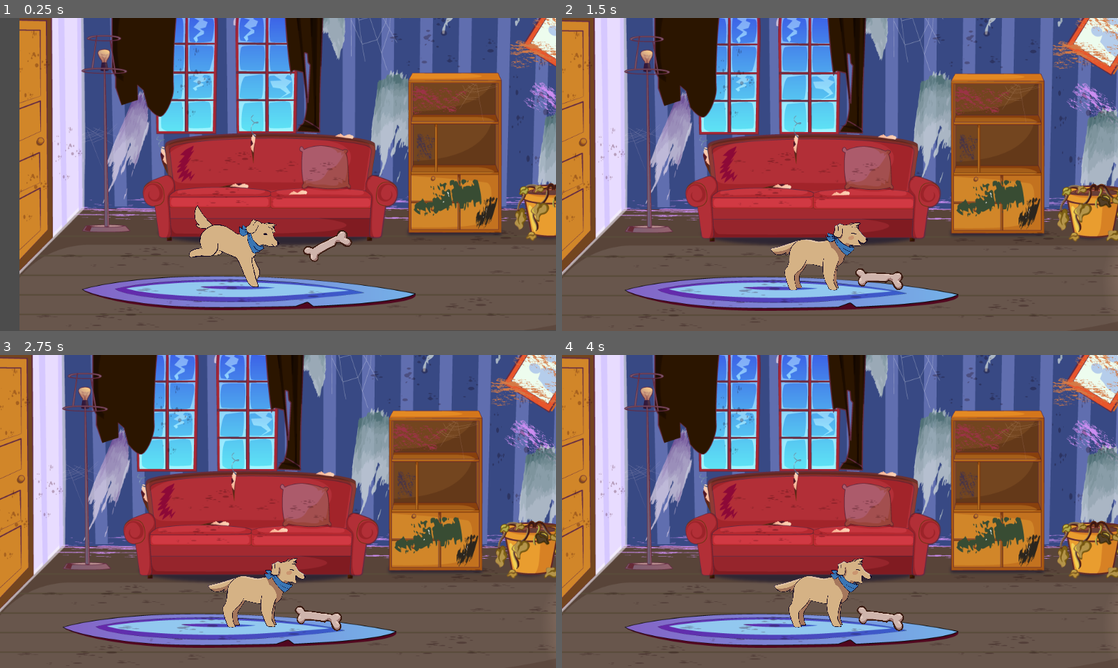
Above: before the commit, frames 1-4 (two rows, left to right).
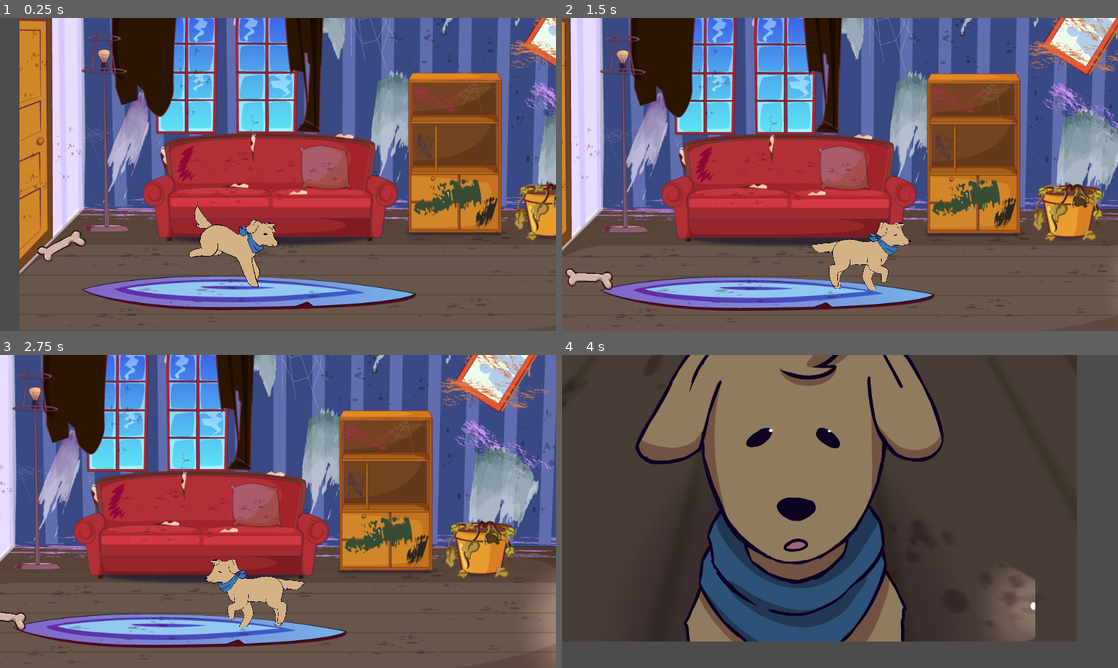
Above: after the commit, the same moments.

Repository: MatiasVME/TheCanines
Game: Godot game, scene res://Game/Rooms/Living/Living.tscn
Same seed, same stepped clock (60 frames per second), same inputs: the game is played once before the commit and once after it. This scene is started directly instead of the project's main scene.
Inputs:
- Up to frame 1 (0.25 s): no input
- Up to frame 2 (1.5 s): tap Enter (ui_accept) at 0.5, 0.77 s; hold Right (ui_right) from 0.53 s (still down)
- Up to frame 3 (2.75 s): tap Enter (ui_accept) at 1.52 s; release Right (ui_right) at 2.03 s; hold Left (ui_left) from 2.03 s (still down)
- Up to frame 4 (4 s): release Left (ui_left) at 2.78 s; hold Right (ui_right) from 2.78 s (still down); tap Enter (ui_accept) at 3.02, 3.77 s

The runs differ from the first frame. In frame 1, 0.6% of the frame differs, in the area x 6-64%, y 67-78%; in frame 2, 53%; in frame 3, 62%; in frame 4, 94%, in the area x 0-100%, y 0-100%.

Commit message:
update

Diff:
--- /dev/null
+++ b/Game/CinematicaCuadro/CinematicaCuadro.gd
@@ -0,0 +1,10 @@
+extends Node2D
+
+
+func play():
+	show()
+	$Sprite.play("default")
+
+
+func _on_Sprite_animation_finished():
+	hide()
--- /dev/null
+++ b/Game/CinematicaCuadro/CinematicaCuadro.tscn
@@ -0,0 +1,24 @@
+[gd_scene load_steps=5 format=2]
+
+[ext_resource path="res://Game/CinematicaCuadro/cuadro-1.png" type="Texture" id=1]
+[ext_resource path="res://Game/CinematicaCuadro/cuadro-2.png" type="Texture" id=2]
+[ext_resource path="res://Game/CinematicaCuadro/CinematicaCuadro.gd" type="Script" id=3]
+
+[sub_resource type="SpriteFrames" id=1]
+animations = [ {
+"frames": [ ExtResource( 1 ), ExtResource( 2 ) ],
+"loop": false,
+"name": "default",
+"speed": 1.0
+} ]
+
+[node name="CinematicaCuadro" type="Node2D"]
+visible = false
+script = ExtResource( 3 )
+
+[node name="Sprite" type="AnimatedSprite" parent="."]
+frames = SubResource( 1 )
+speed_scale = 0.4
+centered = false
+
+[connection signal="animation_finished" from="Sprite" to="." method="_on_Sprite_animation_finished"]
--- a/Game/Rooms/Living/Living.gd
+++ b/Game/Rooms/Living/Living.gd
@@ -3,6 +3,7 @@
 signal happy_state
 
 var just_once = false
+var ot_cinematica := true
 
 # Called when the node enters the scene tree for the first time.
 func _ready():
@@ -25,4 +26,12 @@
 		$Hueso/Sound.play()
 		emit_signal("happy_state")
 		just_once = true
-	pass # Replace with function body.
+
+
+func _on_CinematicaCuadroDetector_body_entered(body):
+	if body is Benny and ot_cinematica:
+		$Benny.get_node("Camera").zoom = Vector2.ONE
+		$CinematicaCuadro.play()
+		yield(get_tree().create_timer(0.5), "timeout")
+
+		ot_cinematica = false
--- a/Game/Rooms/Living/Living.tscn
+++ b/Game/Rooms/Living/Living.tscn
@@ -7,22 +7,26 @@
 [ext_resource path="res://Game/Items/HappyItems/Hueso.tscn" type="PackedScene" id=5]
 [ext_resource path="res://Game/Lantern/Lantern.tscn" type="PackedScene" id=6]
 [ext_resource path="res://Game/DetectorHappyItem/HappyZones.tscn" type="PackedScene" id=7]
+[ext_resource path="res://Game/CinematicaCuadro/CinematicaCuadro.tscn" type="PackedScene" id=8]
 
 [sub_resource type="SpriteFrames" id=1]
 animations = [ {
+"frames": [ ExtResource( 1 ) ],
+"loop": true,
+"name": "Normal",
+"speed": 5.0
+}, {
 "frames": [ ExtResource( 2 ) ],
 "loop": true,
 "name": "Hole",
-"speed": 5.0
-}, {
-"frames": [ ExtResource( 1 ) ],
-"loop": true,
-"name": "Normal",
 "speed": 5.0
 } ]
 
 [sub_resource type="RectangleShape2D" id=2]
 extents = Vector2( 1298, 39 )
+
+[sub_resource type="RectangleShape2D" id=3]
+extents = Vector2( 53, 52 )
 
 [node name="Living" type="Node2D"]
 script = ExtResource( 4 )
@@ -75,20 +79,30 @@
 }
 
 [node name="Lantern" parent="." instance=ExtResource( 6 )]
-position = Vector2( 1171, 516 )
+position = Vector2( 1216, 557 )
 rotation = -2.61799
 
 [node name="Hueso" parent="." instance=ExtResource( 5 )]
-position = Vector2( 568, 562 )
+position = Vector2( 78, 562 )
 mass = 2.0
 
 [node name="Sound" parent="Hueso" index="2"]
 volume_db = 2.622
 
 [node name="HappyZones" parent="." instance=ExtResource( 7 )]
-position = Vector2( 570, 538 )
+position = Vector2( 80, 538 )
+
+[node name="CinematicaCuadroDetector" type="Area2D" parent="."]
+position = Vector2( 15, 43 )
+
+[node name="Collision" type="CollisionShape2D" parent="CinematicaCuadroDetector"]
+position = Vector2( 890, 533 )
+shape = SubResource( 3 )
+
+[node name="CinematicaCuadro" parent="." instance=ExtResource( 8 )]
 
 [connection signal="happy_state" from="." to="Benny" method="_on_Living_happy_state"]
 [connection signal="body_entered" from="HappyZones" to="." method="_on_HappyZones_body_entered"]
+[connection signal="body_entered" from="CinematicaCuadroDetector" to="." method="_on_CinematicaCuadroDetector_body_entered"]
 
 [editable path="Hueso"]
--- a/MainScreen/Credits/Credits.gd
+++ b/MainScreen/Credits/Credits.gd
@@ -12,3 +12,8 @@
 	if active_exit:
 		if Input.is_action_just_pressed("ui_accept"):
 			Transition.change_scene("res://MainScreen/Menu/MenuScreen.tscn")
+
+
+func _on_Exit_pressed():
+	if active_exit:
+		Transition.change_scene("res://MainScreen/Menu/MenuScreen.tscn")
--- a/MainScreen/Credits/Credits.tscn
+++ b/MainScreen/Credits/Credits.tscn
@@ -1,11 +1,39 @@
-[gd_scene load_steps=5 format=2]
+[gd_scene load_steps=6 format=2]
 
 [ext_resource path="res://MainScreen/Credits/Credits.png" type="Texture" id=1]
 [ext_resource path="res://MainScreen/Credits/Credits.gd" type="Script" id=2]
 [ext_resource path="res://MainScreen/Credits/texto_final_.png" type="Texture" id=3]
 
+[sub_resource type="Animation" id=2]
+length = 0.001
+tracks/0/type = "value"
+tracks/0/path = NodePath("Press:scale")
+tracks/0/interp = 1
+tracks/0/loop_wrap = true
+tracks/0/imported = false
+tracks/0/enabled = true
+tracks/0/keys = {
+"times": PoolRealArray( 0 ),
+"transitions": PoolRealArray( 1 ),
+"update": 0,
+"values": [ Vector2( 1e-05, 1e-05 ) ]
+}
+
 [sub_resource type="Animation" id=1]
 resource_name = "show"
+length = 3.4
+tracks/0/type = "value"
+tracks/0/path = NodePath("Press:scale")
+tracks/0/interp = 1
+tracks/0/loop_wrap = true
+tracks/0/imported = false
+tracks/0/enabled = true
+tracks/0/keys = {
+"times": PoolRealArray( 3, 3.2, 3.4 ),
+"transitions": PoolRealArray( 1, 1, 1 ),
+"update": 0,
+"values": [ Vector2( 1e-05, 1e-05 ), Vector2( 1.2, 1.2 ), Vector2( 1, 1 ) ]
+}
 
 [node name="Credits" type="Node2D"]
 script = ExtResource( 2 )
@@ -16,7 +44,19 @@
 
 [node name="Press" type="Sprite" parent="."]
 position = Vector2( 930, 102 )
+scale = Vector2( 1e-05, 1e-05 )
 texture = ExtResource( 3 )
 
 [node name="Anim" type="AnimationPlayer" parent="."]
+autoplay = "show"
+anims/RESET = SubResource( 2 )
 anims/show = SubResource( 1 )
+
+[node name="Exit" type="TextureButton" parent="."]
+margin_right = 1280.0
+margin_bottom = 720.0
+__meta__ = {
+"_edit_use_anchors_": false
+}
+
+[connection signal="pressed" from="Exit" to="." method="_on_Exit_pressed"]
--- a/project.godot
+++ b/project.godot
@@ -38,6 +38,37 @@
 window/stretch/mode="2d"
 window/stretch/aspect="keep"
 
+[input]
+
+ui_left={
+"deadzone": 0.5,
+"events": [ Object(InputEventKey,"resource_local_to_scene":false,"resource_name":"","device":0,"alt":false,"shift":false,"control":false,"meta":false,"command":false,"pressed":false,"scancode":16777231,"physical_scancode":0,"unicode":0,"echo":false,"script":null)
+, Object(InputEventJoypadButton,"resource_local_to_scene":false,"resource_name":"","device":0,"button_index":14,"pressure":0.0,"pressed":false,"script":null)
+, Object(InputEventKey,"resource_local_to_scene":false,"resource_name":"","device":0,"alt":false,"shift":false,"control":false,"meta":false,"command":false,"pressed":false,"scancode":65,"physical_scancode":0,"unicode":0,"echo":false,"script":null)
+ ]
+}
+ui_right={
+"deadzone": 0.5,
+"events": [ Object(InputEventKey,"resource_local_to_scene":false,"resource_name":"","device":0,"alt":false,"shift":false,"control":false,"meta":false,"command":false,"pressed":false,"scancode":16777233,"physical_scancode":0,"unicode":0,"echo":false,"script":null)
+, Object(InputEventJoypadButton,"resource_local_to_scene":false,"resource_name":"","device":0,"button_index":15,"pressure":0.0,"pressed":false,"script":null)
+, Object(InputEventKey,"resource_local_to_scene":false,"resource_name":"","device":0,"alt":false,"shift":false,"control":false,"meta":false,"command":false,"pressed":false,"scancode":68,"physical_scancode":0,"unicode":0,"echo":false,"script":null)
+ ]
+}
+ui_up={
+"deadzone": 0.5,
+"events": [ Object(InputEventKey,"resource_local_to_scene":false,"resource_name":"","device":0,"alt":false,"shift":false,"control":false,"meta":false,"command":false,"pressed":false,"scancode":16777232,"physical_scancode":0,"unicode":0,"echo":false,"script":null)
+, Object(InputEventJoypadButton,"resource_local_to_scene":false,"resource_name":"","device":0,"button_index":12,"pressure":0.0,"pressed":false,"script":null)
+, Object(InputEventKey,"resource_local_to_scene":false,"resource_name":"","device":0,"alt":false,"shift":false,"control":false,"meta":false,"command":false,"pressed":false,"scancode":87,"physical_scancode":0,"unicode":0,"echo":false,"script":null)
+ ]
+}
+ui_down={
+"deadzone": 0.5,
+"events": [ Object(InputEventKey,"resource_local_to_scene":false,"resource_name":"","device":0,"alt":false,"shift":false,"control":false,"meta":false,"command":false,"pressed":false,"scancode":16777234,"physical_scancode":0,"unicode":0,"echo":false,"script":null)
+, Object(InputEventJoypadButton,"resource_local_to_scene":false,"resource_name":"","device":0,"button_index":13,"pressure":0.0,"pressed":false,"script":null)
+, Object(InputEventKey,"resource_local_to_scene":false,"resource_name":"","device":0,"alt":false,"shift":false,"control":false,"meta":false,"command":false,"pressed":false,"scancode":83,"physical_scancode":0,"unicode":0,"echo":false,"script":null)
+ ]
+}
+
 [layer_names]
 
 2d_physics/layer_1="player"
Binary file added: Game/CinematicaCuadro/cuadro-1.png
Not shown, added: Game/CinematicaCuadro/cuadro-1.png.import
Binary file added: Game/CinematicaCuadro/cuadro-2.png
Not shown, added: Game/CinematicaCuadro/cuadro-2.png.import
Not shown: 1 places in Game/Rooms/Living/Living.tscn that only renumber resources
